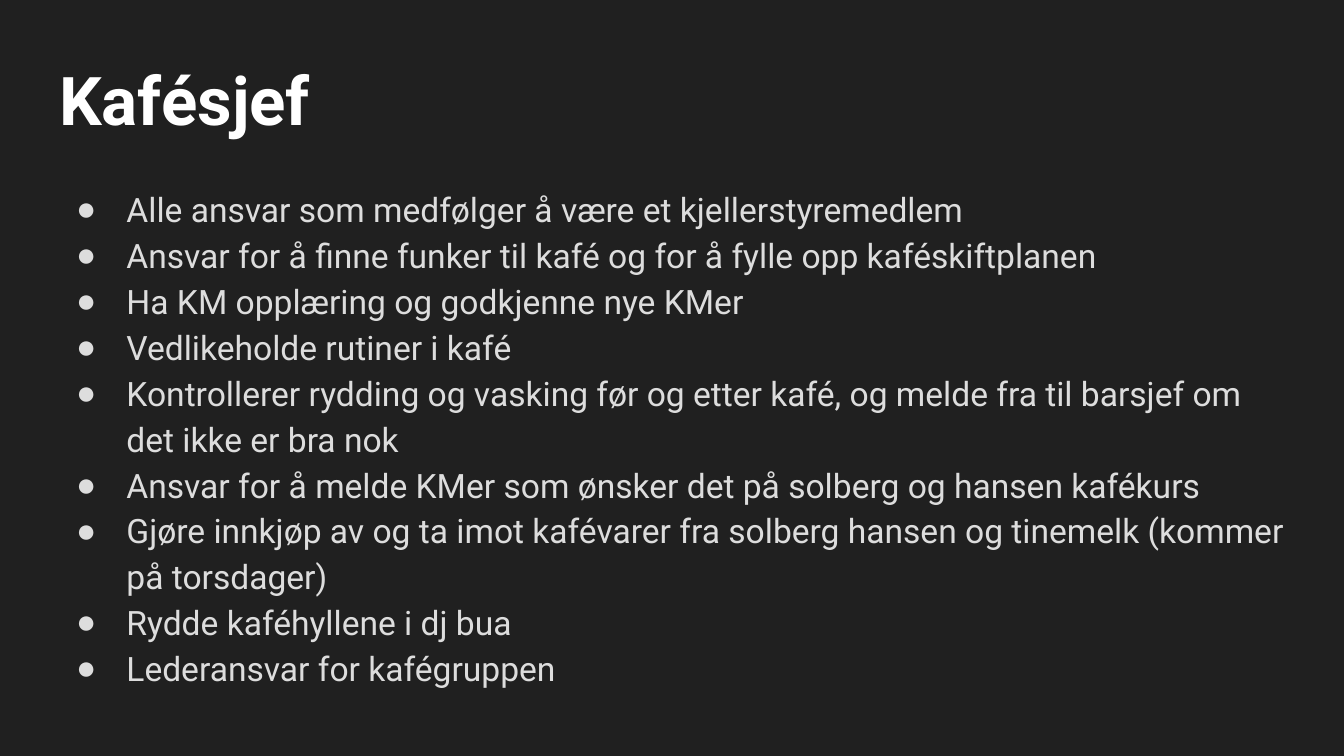
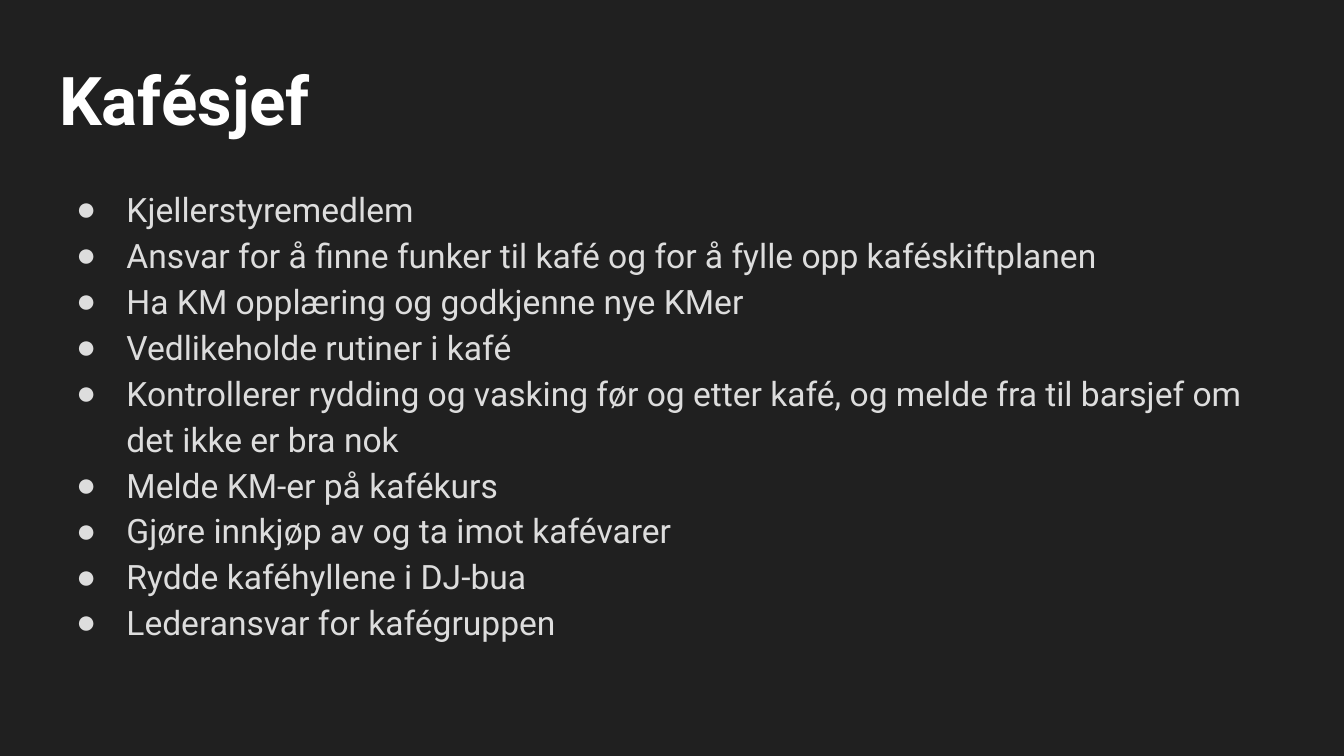
Before and after one commit to cybernetisk/docs, a slide deck: slide 28 of generalforsamling/21H/Generalforsamling H2021.pptx. Drawn at 1344x756 pixels with LibreOffice and Linux fonts; fonts in the diff are those of the drawing; background and template pictures are left out. Boxes give left, top, right and bottom in pixels: in the first picture for what was removed or moved away, otherwise in the second. Text is boxed around its words. In the diff, an @@ line names an element or a change of style, - is before the commit and + after.

```diff
--- a/generalforsamling/21H/Generalforsamling H2021.pptx
+++ b/generalforsamling/21H/Generalforsamling H2021.pptx
@@ text at bbox=[126, 197, 413, 229]: text changed @@
-● Alle ansvar som medfølger å være et kjellerstyremedlem
+● Kjellerstyremedlem
@@ text at bbox=[126, 471, 671, 596]: text changed @@
-● Ansvar for å melde KMer som ønsker det på solberg og hansen kafékurs
-● Gjøre innkjøp av og ta imot kafévarer fra solberg hansen og tinemelk (kommer på torsdager)
-● Rydde kaféhyllene i dj bua
+● Melde KM-er på kafékurs
+● Gjøre innkjøp av og ta imot kafévarer
+● Rydde kaféhyllene i DJ-bua
```
Also in this commit, not shown: 6 other slides changed.
